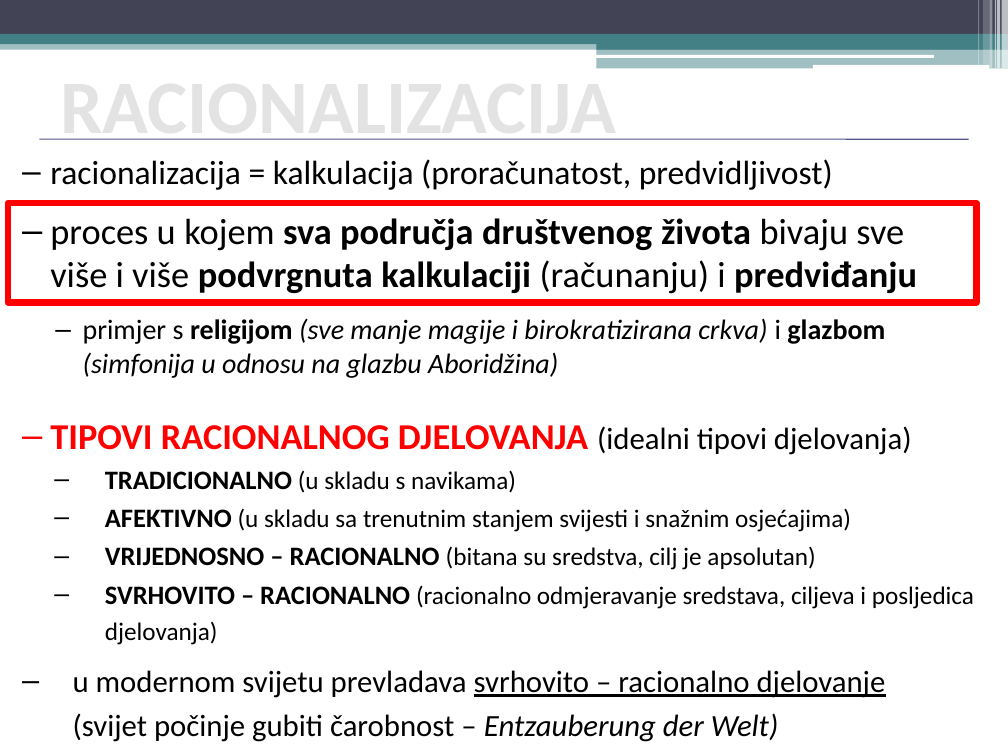
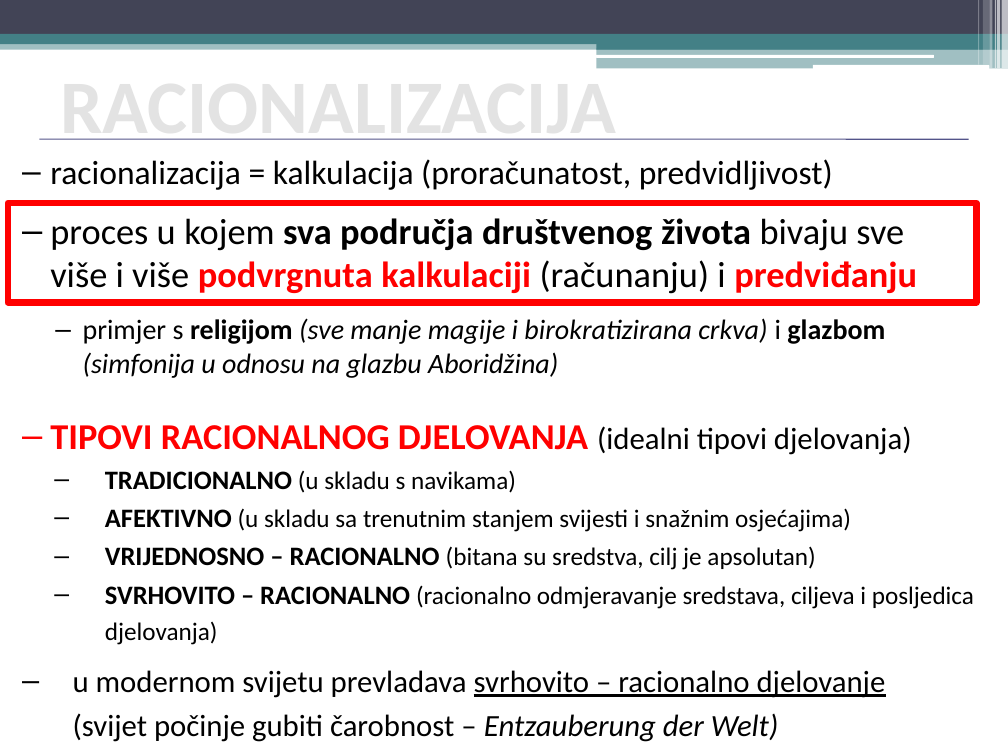
Before and after one commit to srednja-skola/sociologija, a slide deck: slide 7 of data/pptx/003_6_Max_Weber.pptx. Drawn at 1008x756 pixels with LibreOffice and Linux fonts; fonts in the diff are those of the drawing. Boxes give left, top, right and bottom in pixels: in the first picture for what was removed or moved away, otherwise in the second. Text is boxed around its words. In the diff, an @@ line names an element or a change of style, - is before the commit and + after.

```diff
--- a/data/pptx/003_6_Max_Weber.pptx
+++ b/data/pptx/003_6_Max_Weber.pptx
@@ text at box(50, 218, 917, 294): text colour #000000 to #FF0000 in "podvrgnuta kalkulaciji predviđanju" @@
```
Also in this commit, not shown: 5 other slides changed, 3 slides added, 2 slides removed, 2 other files.
